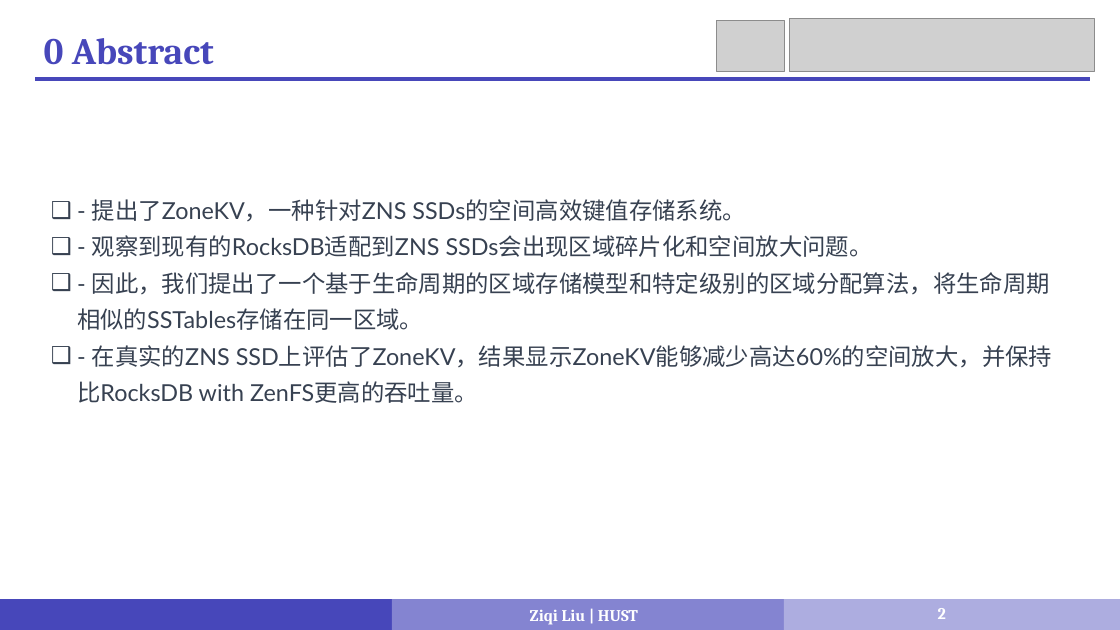
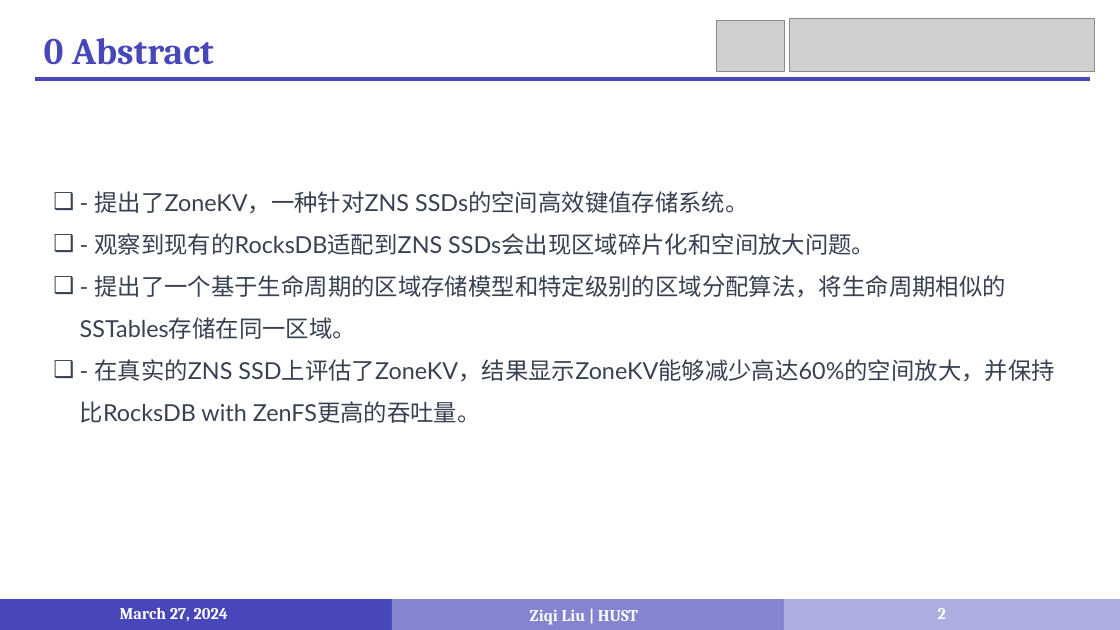
Before and after one commit to LiuziqiOvO/md, a slide deck: slide 2 of Paper/报告/5_ZoneKV .pptx. Drawn at 1120x630 pixels with LibreOffice and Linux fonts; fonts in the diff are those of the drawing; grey boxes stand for pictures. Boxes give left, top, right and bottom in pixels: in the first picture for what was removed or moved away, otherwise in the second. Text is boxed around its words. In the diff, an @@ line names an element or a change of style, - is before the commit and + after.

```diff
--- a/Paper/报告/5_ZoneKV .pptx
+++ b/Paper/报告/5_ZoneKV .pptx
@@ text "- 提出了ZoneKV，一种针对ZNS SSDs的空间高效键值存储系统。": place and size @@
-text "- 提出了ZoneKV，一种针对ZNS SSDs的空间高效键值存储系统。" at <box>77,199,1052,403</box>
+text "- 提出了ZoneKV，一种针对ZNS SSDs的空间高效键值存储系统。" at <box>80,191,1054,423</box>
@@ text at <box>80,191,1054,423</box>: line spacing 1.3 to 1.5 @@
@@ text at <box>80,275,1005,339</box>: text changed @@
-❑ - 因此，我们提出了一个基于生命周期的区域存储模型和特定级别的区域分配算法，将生命周期相似的SSTables存储在同一区域。
+❑ - 提出了一个基于生命周期的区域存储模型和特定级别的区域分配算法，将生命周期相似的SSTables存储在同一区域。
@@ text added at <box>120,607,228,621</box>, 14 pt, text #FFFFFF, bold @@
+March 27, 2024
```
Also in this commit, not shown: 10 other slides changed, 10 slides removed, 5 other files.
